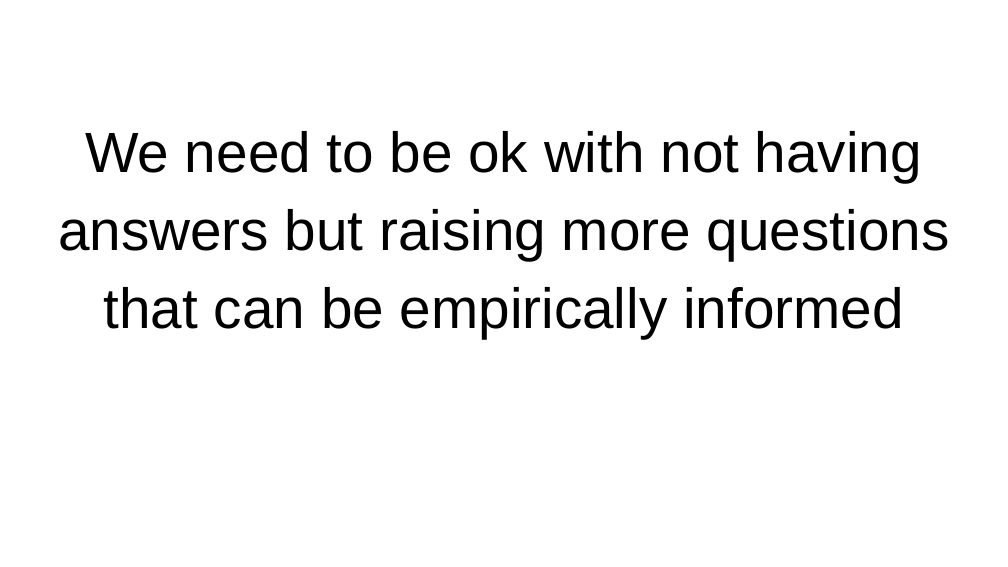
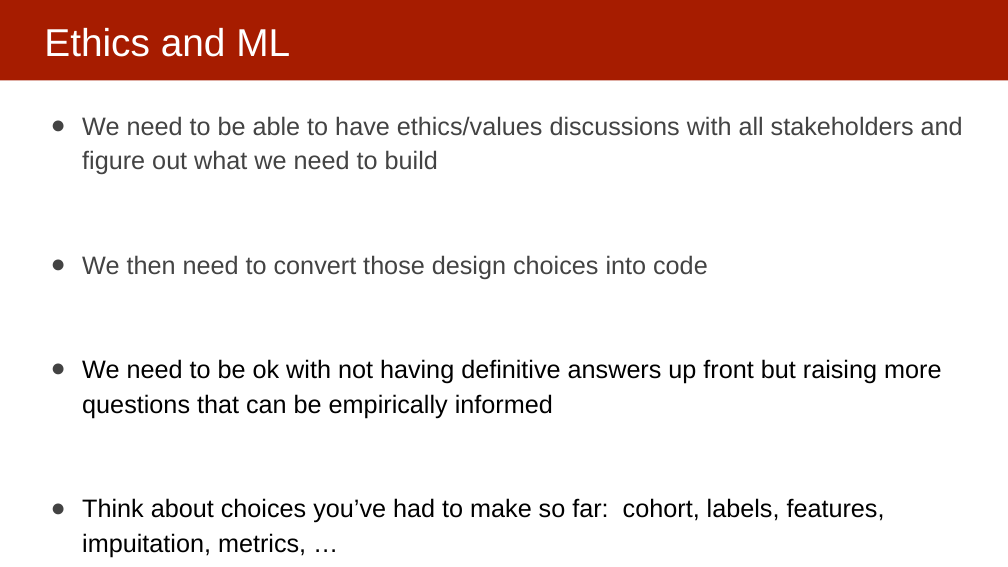
Before and after one commit to dssg/mlforpublicpolicylab, a slide deck: slide 3 of Lectures/EthicsOverview.pptx (slide 4 before the commit). Drawn at 1008x567 pixels with LibreOffice and Linux fonts; fonts in the diff are those of the drawing. Boxes give left, top, right and bottom in pixels: in the first picture for what was removed or moved away, otherwise in the second. Text is boxed around its words. In the diff, an @@ line names an element or a change of style, - is before the commit and + after.

```diff
--- a/Lectures/EthicsOverview.pptx
+++ b/Lectures/EthicsOverview.pptx
@@ rectangle added at bbox=[0, 0, 1008, 80], fill #A61C00 @@
@@ title added at bbox=[44, 28, 290, 57], 37 pt, text #FFFFFF @@
+Ethics and ML
@@ text at bbox=[82, 116, 963, 557]: text changed; size 54 to 24 pt @@
-We need to be ok with not having answers but raising more questions that can be empirically informed
+● We need to be able to have ethics/values discussions with all stakeholders and figure out what we need to build
+● We then need to convert those design choices into code
+● We need to be ok with not having definitive answers up front but raising more questions that can be empirically informed
+● Think about choices you’ve had to make so far: cohort, labels, features, impuitation, metrics, …
```
Also in this commit, not shown: 2 other slides changed, 30 slides added, 3 slides removed, 3 other files.
